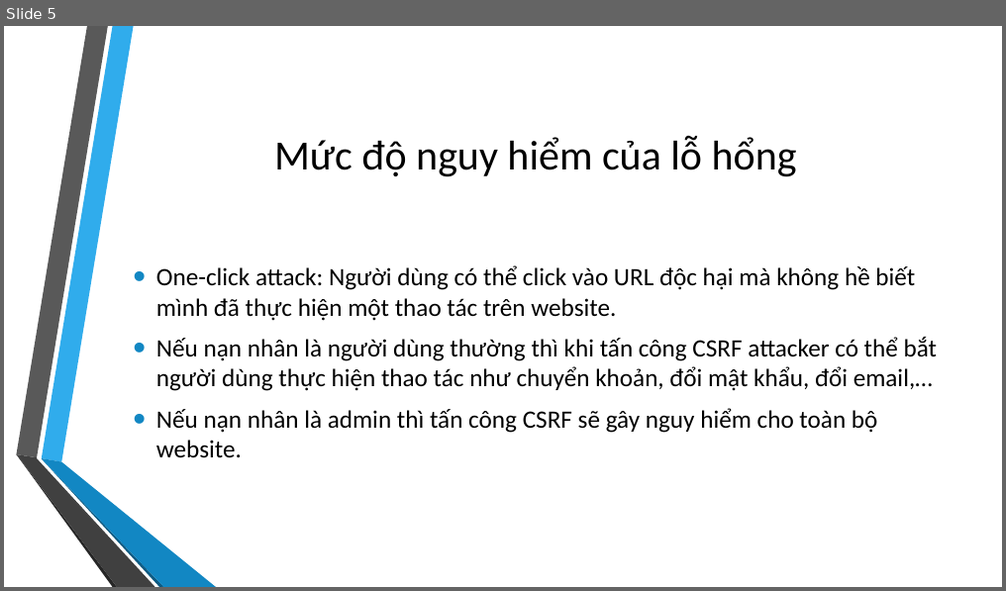
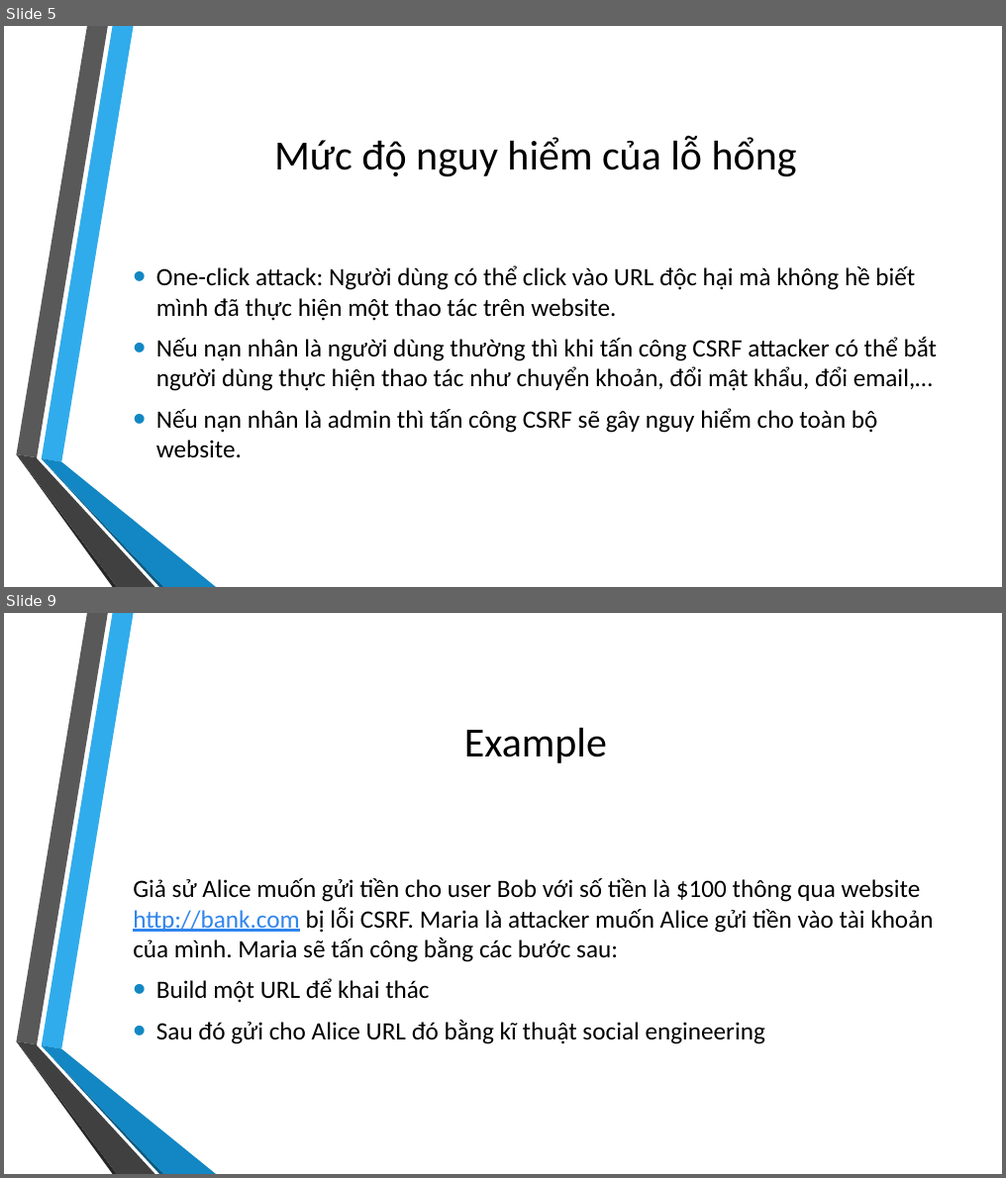
Before and after one commit to doanngochoanghy/ANM, a slide deck: CSRF/CSRF.pptx. Shown one above the other, each under a label of ours: slide 5 before the commit, slides 5 and 9 after it; the slides between them are not shown. The pictures are 1006x591 and 1006x1178 pixels, drawn with LibreOffice and Linux fonts; fonts in the diff are those of the drawing; background and template pictures are left out. Boxes give left, top, right and bottom in pixels: in the first picture for what was removed or moved away, otherwise in the second. Text is boxed around its words. In the diff, an @@ line names an element or a change of style, - is before the commit and + after.

```diff
--- a/CSRF/CSRF.pptx
+++ b/CSRF/CSRF.pptx
@@ slide 9 added at <box>4,613,1002,1174</box>, background picture (left out); not listed: 6 template elements that a slide beside it also shows @@
@@ title added at <box>464,728,607,763</box>, 40 pt, text #000000 @@
+Example
@@ text added at <box>133,878,933,1045</box>, 24 pt, text #000000 @@
+Giả sử Alice muốn gửi tiền cho user Bob với số tiền là $100 thông qua website http://bank.com bị lỗi CSRF. Maria là attacker muốn Alice gửi tiền vào tài khoản của mình. Maria sẽ tấn công bằng các bước sau:
+• Build một URL để khai thác
+• Sau đó gửi cho Alice URL đó bằng kĩ thuật social engineering
```
Also in this commit, not shown: 1 slide changed, 6 other slides added, 1 slide removed, 1 other file.
